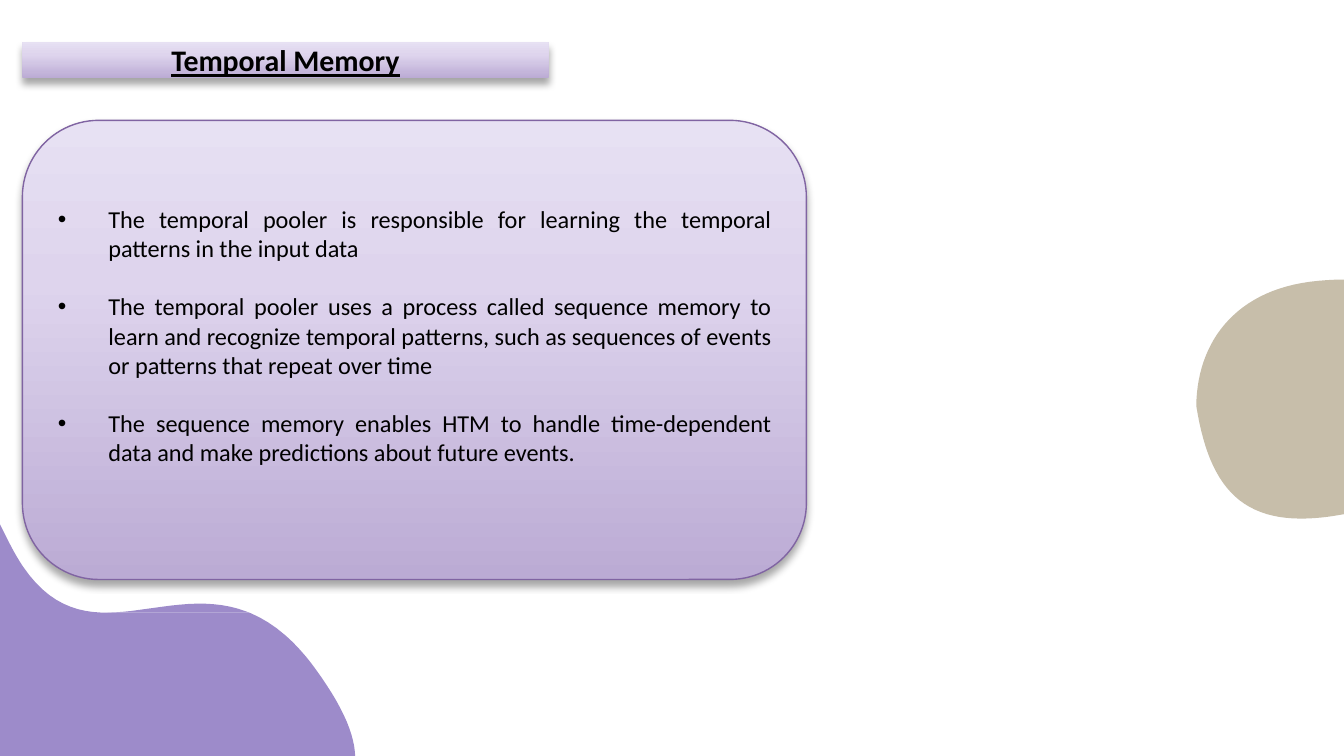
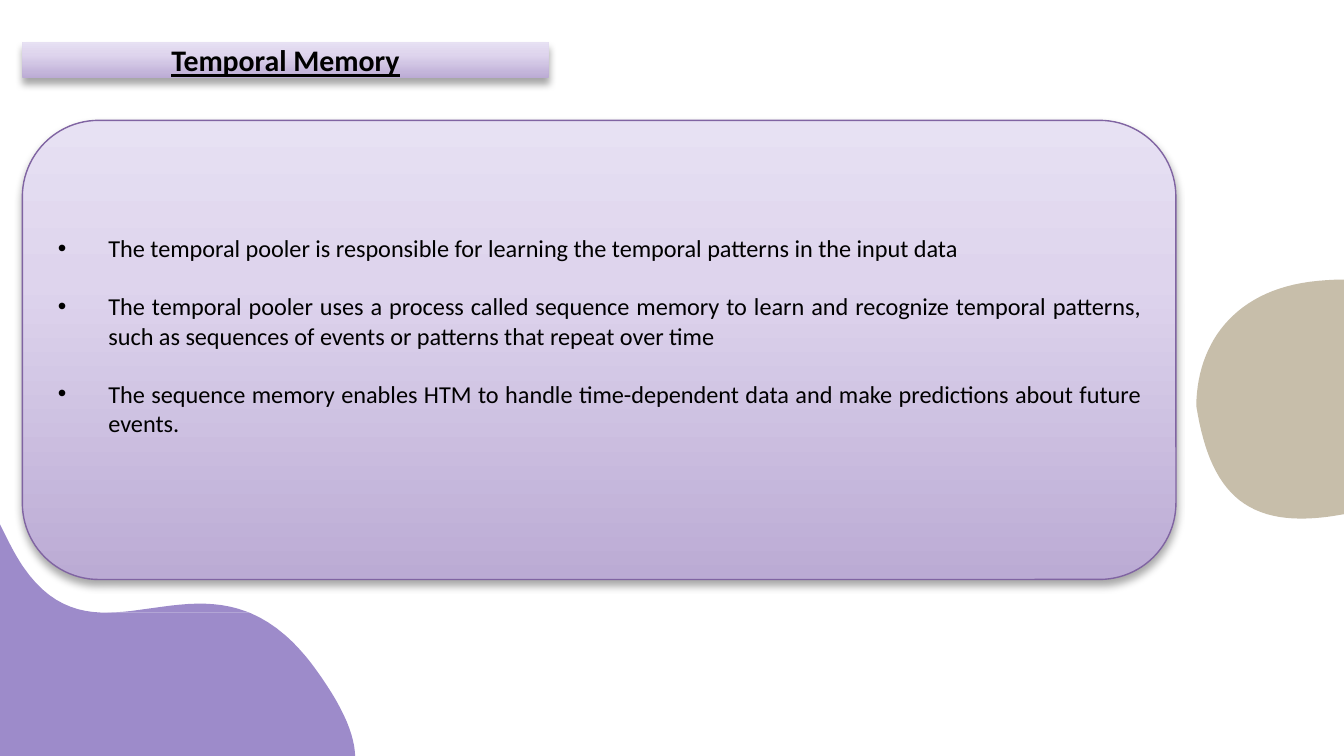
Before and after one commit to ahsantanveer98/neocortexapi_Top-G, a slide deck: slide 9 of source/MySEProject/MultiSequenceLearning/Documentation/Approve Prediction of Multisequence Learning_Team_Top-G).pptx. Drawn at 1344x756 pixels with LibreOffice and Linux fonts; fonts in the diff are those of the drawing. Boxes give left, top, right and bottom in pixels: in the first picture for what was removed or moved away, otherwise in the second. Text is boxed around its words. In the diff, an @@ line names an element or a change of style, - is before the commit and + after.

```diff
--- a/source/MySEProject/MultiSequenceLearning/Documentation/Approve Prediction of Multisequence Learning_Team_Top-G).pptx
+++ b/source/MySEProject/MultiSequenceLearning/Documentation/Approve Prediction of Multisequence Learning_Team_Top-G).pptx
@@ rounded rectangle "The temporal pooler is responsible ...": place and size @@
-rounded rectangle "The temporal pooler is responsible ..." at (23, 121, 806, 581)
+rounded rectangle "The temporal pooler is responsible ..." at (23, 121, 1176, 581)
```
Also in this commit, not shown: 2 other slides changed.
